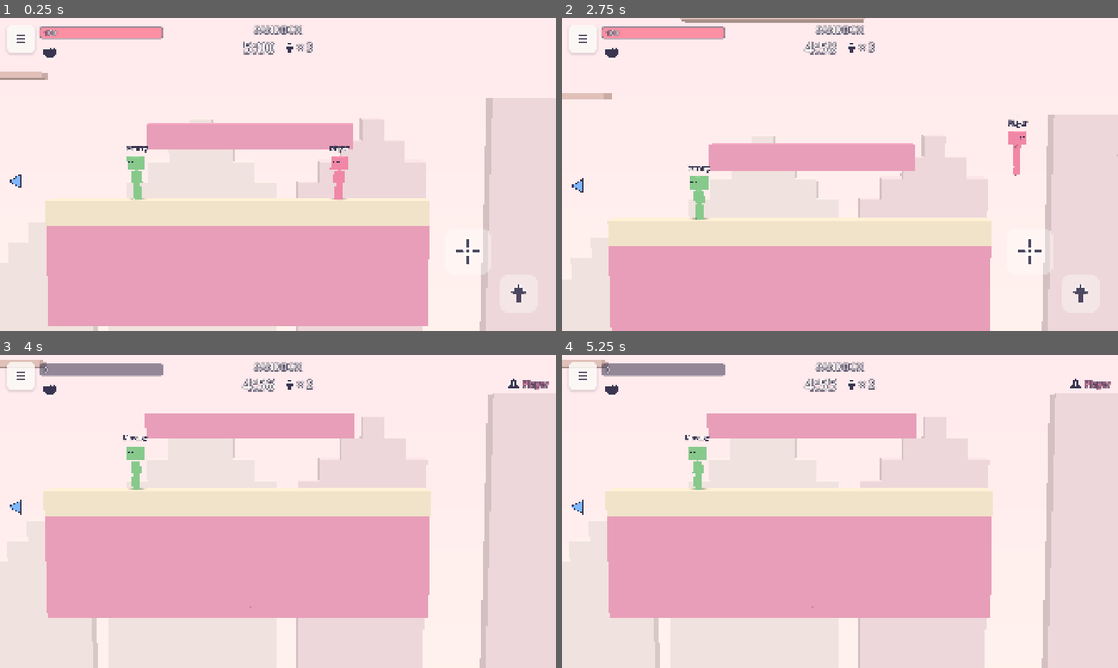
Above: before the commit, frames 1-4 (two rows, left to right).
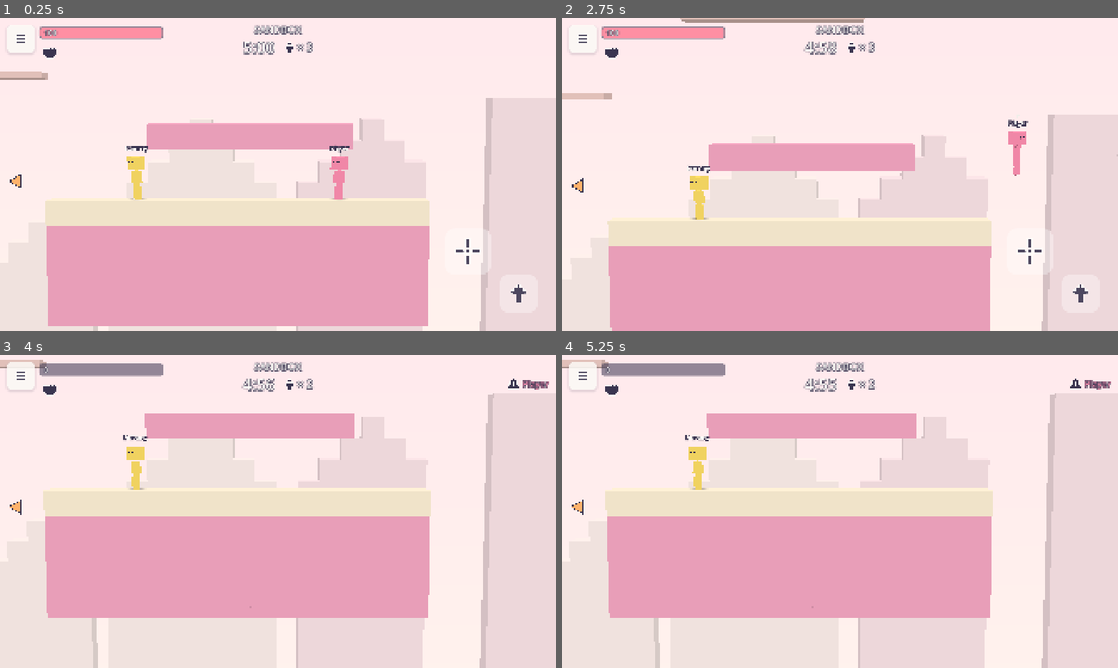
Above: after the commit, the same moments.

Repository: help2uacc/game
Game: Godot game, scene res://scenes/main/sandbox.tscn
Same seed, same stepped clock (60 frames per second), same inputs: the game is played once before the commit and once after it. This scene is started directly instead of the project's main scene.
Inputs (mouse positions are in pixels of both pictures, inside the frame that each line leads up to):
- Up to frame 1 (0.25 s): no input
- Up to frame 2 (2.75 s): click (584, 39) at 0.5 s; click "RESUME" at 1.25 s; tap Enter at 2 s; move the mouse to (962, 158) at 2.02 s; hold D from 2.03 s (still down); tap K at 2.1 s; click (962, 158) at 2.17 s; tap Space at 2.27 s
- Up to frame 3 (4 s): release D at 2.75 s; drag from (166, 527) to (250, 574) at 2.77 s; move the mouse to (333, 442) at 3.52 s; hold D from 3.53 s (still down); hold J from 3.53 s (still down)
- Up to frame 4 (5.25 s): release D at 4.25 s; release J at 4.25 s; tap Space at 4.25 s; drag from (812, 574) to (673, 464) at 4.27 s; tap Enter at 5 s; move the mouse to (1006, 558) at 5.02 s; hold A from 5.03 s (still down); tap L at 5.1 s

The runs differ from the first frame. In frame 1, 0.3% of the frame differs, in the area x 2-26%, y 44-58%; in frame 2, 0.3%, in the area x 2-27%, y 50-65%; in frame 3, 0.3%; in frame 4, 0.3%.

Commit message:
M7: Android & performance
Co-Authored-By: Claude Opus 5.5 <noreply@anthropic.com>
Claude-Session: https://claude.ai/code/session_01P6uq5UyTXW9vcMAVu6gFyh

Diff:
--- a/scripts/autoload/lan_discovery.gd
+++ b/scripts/autoload/lan_discovery.gd
@@ -49,7 +49,7 @@
 		if pkt.is_empty() or str(pkt["t"]) != DiscoveryProtocol.TYPE_DISCOVER:
 			continue
 		if not DiscoveryProtocol.is_compatible(pkt):
-			continue
+			continue  # TODO(PRD): incompatible versions are not answered / listed
 		_responder.set_dest_address(ip, port)
 		_responder.put_packet(_host_info())
 
--- a/scripts/autoload/net_manager.gd
+++ b/scripts/autoload/net_manager.gd
@@ -231,7 +231,7 @@
 			reconnecting = false
 			clear_session()
 			close()
-			left_game.emit("Host left the game")
+			left_game.emit("Host left the game")  # TODO(PRD): message when the reconnect window expires
 		elif _retry_t >= GameConfig.RECONNECT_RETRY_INTERVAL and not _accepted:
 			_retry_t = 0.0
 			join(last_host_ip, true)
--- a/scripts/gameplay/camera_rig.gd
+++ b/scripts/gameplay/camera_rig.gd
@@ -20,6 +20,7 @@
 
 func _ready() -> void:
 	fov = GameConfig.CAMERA_FOV
+	# TODO(PRD): FOV 40° at 30 m shows 21.8 m, not exactly "about 24 m"; FOV is applied horizontally.
 	keep_aspect = Camera3D.KEEP_WIDTH
 	near = 1.0
 	far = 200.0
--- a/scripts/gameplay/crate.gd
+++ b/scripts/gameplay/crate.gd
@@ -1,6 +1,7 @@
 class_name Crate
 extends StaticBody3D
 ## Destructible crate (PRD §10.1): 30 HP, any damage source damages it.
+## TODO(PRD): "destroyed by any damage source" read as: every source deals damage; explosions destroy outright.
 
 signal destroyed(crate: Crate)
 
--- a/scripts/gameplay/player.gd
+++ b/scripts/gameplay/player.gd
@@ -111,12 +111,20 @@
 
 ## Rising-edge helpers for latched "pressed" flags (the client keeps sending
 ## a press until acknowledged, so the server only reacts to the rising edge).
-func consume_edges(inp: PlayerInput) -> Dictionary:
-	var e: Dictionary = {
-		"jump": inp.jump_pressed and not _prev_jump_pressed,
-		"pickup": inp.pickup_pressed and not _prev_pickup_pressed,
-		"throw": inp.throw_pressed and not _prev_throw_pressed,
-	}
+## Returns a bit mask of EDGE_* flags (no allocation in the hot path).
+const EDGE_JUMP := 1
+const EDGE_PICKUP := 2
+const EDGE_THROW := 4
+
+
+func consume_edges(inp: PlayerInput) -> int:
+	var e: int = 0
+	if inp.jump_pressed and not _prev_jump_pressed:
+		e |= EDGE_JUMP
+	if inp.pickup_pressed and not _prev_pickup_pressed:
+		e |= EDGE_PICKUP
+	if inp.throw_pressed and not _prev_throw_pressed:
+		e |= EDGE_THROW
 	_prev_jump_pressed = inp.jump_pressed
 	_prev_pickup_pressed = inp.pickup_pressed
 	_prev_throw_pressed = inp.throw_pressed
--- a/scripts/gameplay/player_input.gd
+++ b/scripts/gameplay/player_input.gd
@@ -7,7 +7,7 @@
 var move_x: float = 0.0
 var down: bool = false
 var jump_pressed: bool = false
-var jump_held: bool = false
+var jump_held: bool = false  # TODO(PRD): transmitted but no behaviour is specified (fixed jump height)
 var attack_held: bool = false
 var pickup_pressed: bool = false
 var throw_pressed: bool = false
--- a/scripts/gameplay/world.gd
+++ b/scripts/gameplay/world.gd
@@ -21,7 +21,7 @@
 const MASK_PLAYERS := 2
 const MUZZLE_FORWARD := 0.6
 const MUZZLE_HEIGHT := 1.15
-const THROW_UP_VELOCITY := 4.0
+const THROW_UP_VELOCITY := 4.0  # TODO(PRD): "slight upward arc" has no value
 const GRENADE_RESTITUTION := 0.5
 const SPIKE_BOUNCE_VELOCITY := GameConfig.JUMP_VELOCITY  # TODO(PRD): spike bounce strength
 const PICKUP_GRAVITY := GameConfig.GRAVITY
@@ -51,6 +51,7 @@
 var _weapon_spawn_t: float = 0.0
 var _item_spawn_t: float = 0.0
 var _items_started: bool = false
+var _idle_input := PlayerInput.new()
 
 # Client replication (§5.6): snapshot buffer rendered 100 ms in the past.
 var last_snapshot: Dictionary = {}
@@ -157,7 +158,11 @@
 
 
 func alive_count() -> int:
-	return alive_players().size()
+	var n: int = 0
+	for p: Player in players.values():
+		if p.alive:
+			n += 1
+	return n
 
 
 ## Places every player on a distinct random spawn point (§7.5).
@@ -334,25 +339,24 @@
 	sim_time += delta
 	for m: MovingPlatform in map.movers:
 		m.server_step(delta)
-	var idle := PlayerInput.new()
 	for p: Player in players.values():
 		if not p.alive:
 			continue
 		var inp: PlayerInput = inputs[p.pid]
-		var edges: Dictionary = p.consume_edges(inp)
+		var edges: int = p.consume_edges(inp)
 		if frozen:
-			p.simulate_movement(idle, false, delta, map)
+			p.simulate_movement(_idle_input, false, delta, map)
 		else:
-			p.simulate_movement(inp, edges["jump"], delta, map)
+			p.simulate_movement(inp, edges & Player.EDGE_JUMP != 0, delta, map)
 		_check_hazards(p)
 		if not p.alive:
 			continue
 		p.fire_cooldown = maxf(0.0, p.fire_cooldown - delta)
 		if frozen:
 			continue
-		if edges["pickup"]:
+		if edges & Player.EDGE_PICKUP != 0:
 			try_pickup_weapon(p)
-		if edges["throw"]:
+		if edges & Player.EDGE_THROW != 0:
 			throw_weapon(p)
 		if inp.attack_held and p.fire_cooldown <= 0.0:
 			attack(p)
@@ -421,7 +425,7 @@
 	p.hp = 0
 	p.velocity = Vector3.ZERO
 	p.collision_layer = 0
-	if p.weapon_id != 0:
+	if p.weapon_id != 0:  # TODO(PRD): held weapon on death is not specified; it disappears
 		p.weapon_id = 0
 		p.ammo = 0
 	var credited: int = kill_credit.resolve(p.pid, lethal_attacker, sim_time)
@@ -488,6 +492,7 @@
 func punch(p: Player) -> void:
 	var w: WeaponData = WeaponDB.weapon(WeaponDB.PUNCH_ID)
 	p.fire_cooldown = w.cooldown()
+	# TODO(PRD): reach measured from the attacker centre to the target capsule edge.
 	var reach: float = w.weapon_range + GameConfig.PLAYER_RADIUS
 	var best: Player = null
 	var best_dx: float = INF
@@ -557,6 +562,7 @@
 	var hit_players: Dictionary = {}
 	var exclude: Array[RID] = [p.get_rid()]
 	var cause: int = w.id
+	# TODO(PRD): spread read as the full cone angle (±spread/2 per shot/pellet).
 	for i: int in range(maxi(1, w.pellets)):
 		var angle: float = deg_to_rad(rng.randf_range(-w.spread_deg * 0.5, w.spread_deg * 0.5))
 		var d: Vector3 = dir.rotated(Vector3(0, 0, 1), angle)
@@ -611,6 +617,7 @@
 			continue
 		if o.pid == owner_pid:
 			dmg = int(round(float(dmg) * w.self_damage_factor))
+		# TODO(PRD): full weapon knockback for every damaged player (not distance scaled).
 		var kb_dir: Vector3 = (c - pos)
 		if kb_dir.length() < 0.05:
 			kb_dir = Vector3(0, 1, 0)
@@ -851,6 +858,7 @@
 
 
 ## Items are picked up automatically on touch (§7.4).
+## TODO(PRD): also picked up when HP/armor is already full.
 func _auto_pickup_items(p: Player) -> void:
 	for pk: PickupState in pickups.values():
 		if pk.is_weapon() or not overlaps_pickup(p, pk):
--- a/scripts/net/net_snapshot.gd
+++ b/scripts/net/net_snapshot.gd
@@ -4,6 +4,8 @@
 ## position, velocity, facing, HP, armor, weapon id, ammo, animation state
 ## (grounded/aim), alive flag and input ack; plus projectiles, pickups,
 ## moving platforms and crates. 8 players ≈ 0.6 KB (budget 2 KB, §12).
+## TODO(PRD): used instead of MultiplayerSynchronizer/Spawner ("equivalent packed RPC"); clients
+## create entity visuals from the snapshot lists.
 
 const P_ALIVE := 1
 const P_FACING_RIGHT := 2
--- a/scripts/ui/game_screen.gd
+++ b/scripts/ui/game_screen.gd
@@ -69,10 +69,16 @@
 				sandbox_map = a.trim_prefix("--map=")
 	world.load_map(sandbox_map)
 	world.add_player(1, 0, Settings.player_name if Settings.has_player_name() else "Player", true)
-	# Two idle training dummies to test weapons on.
-	world.add_player(2, 5, "Dummy", false)
-	world.add_player(3, 3, "Dummy", false)
-	var pids: Array[int] = [1, 2, 3]
+	# Idle training dummies to test weapons on (debug arg --dummies=N).
+	var dummies: int = 2
+	if OS.is_debug_build():
+		for a2: String in OS.get_cmdline_user_args():
+			if a2.begins_with("--dummies="):
+				dummies = clampi(a2.trim_prefix("--dummies=").to_int(), 0, 7)
+	var pids: Array[int] = [1]
+	for i: int in range(dummies):
+		world.add_player(2 + i, (i + 1) % Palette.COLOR_COUNT, "Dummy", false)
+		pids.append(2 + i)
 	world.place_players_at_spawns(pids)
 	world.camera.snap_to_target()
 	world.start_fight()
--- a/scripts/ui/hud.gd
+++ b/scripts/ui/hud.gd
@@ -45,6 +45,9 @@
 var _swipe_start: Vector2 = Vector2.ZERO
 var _swipe_index: int = -1
 var _bottom_center: Control
+var _sb_bg := StyleBoxFlat.new()
+var _sb_fill := StyleBoxFlat.new()
+var _sb_armor := StyleBoxFlat.new()
 
 
 func _ready() -> void:
@@ -413,22 +416,19 @@
 func _draw_bars(lp: Player, pos: Vector2, s: float) -> void:
 	var w: float = BAR_W * s
 	var h: float = BAR_H * s
-	var bg := StyleBoxFlat.new()
-	bg.bg_color = Color(Palette.INK, 0.55)
-	bg.set_corner_radius_all(int(10 * s))
-	draw_style_box(bg, Rect2(pos - Vector2(4, 4) * s, Vector2(w, h) + Vector2(8, 8) * s))
+	_sb_bg.bg_color = Color(Palette.INK, 0.55)
+	_sb_bg.set_corner_radius_all(int(10 * s))
+	draw_style_box(_sb_bg, Rect2(pos - Vector2(4, 4) * s, Vector2(w, h) + Vector2(8, 8) * s))
 	var hp_frac: float = clampf(float(lp.hp) / float(GameConfig.MAX_HP), 0.0, 1.0)
-	var fill := StyleBoxFlat.new()
-	fill.bg_color = Palette.HEAL if hp_frac > 0.3 else Palette.DANGER
-	fill.set_corner_radius_all(int(8 * s))
+	_sb_fill.bg_color = Palette.HEAL if hp_frac > 0.3 else Palette.DANGER
+	_sb_fill.set_corner_radius_all(int(8 * s))
 	if hp_frac > 0.0:
-		draw_style_box(fill, Rect2(pos, Vector2(w * hp_frac, h)))
+		draw_style_box(_sb_fill, Rect2(pos, Vector2(w * hp_frac, h)))
 	if lp.armor > 0:
 		var a_frac: float = clampf(float(lp.armor) / float(GameConfig.MAX_HP), 0.0, 1.0)
-		var arm := StyleBoxFlat.new()
-		arm.bg_color = Color(Palette.ARMOR, 0.95)
-		arm.set_corner_radius_all(int(8 * s))
-		draw_style_box(arm, Rect2(pos + Vector2(0, h * 0.45), Vector2(w * a_frac, h * 0.55)))
+		_sb_armor.bg_color = Color(Palette.ARMOR, 0.95)
+		_sb_armor.set_corner_radius_all(int(8 * s))
+		draw_style_box(_sb_armor, Rect2(pos + Vector2(0, h * 0.45), Vector2(w * a_frac, h * 0.55)))
 	var font: Font = get_theme_default_font()
 	var txt: String = "%d" % lp.hp + ("  +%d" % lp.armor if lp.armor > 0 else "")
 	draw_string_outline(font, pos + Vector2(12, h - 7) * Vector2(1, 1), txt, HORIZONTAL_ALIGNMENT_LEFT, -1, int(26 * s), int(8 * s), Palette.INK)
--- /dev/null
+++ b/tools/preview/perf.gd
@@ -0,0 +1,43 @@
+extends SceneTree
+## Measures draw calls / primitives for every map with 8 players in the
+## sandbox (rendering required): xvfb-run -a godot --rendering-driver opengl3 \
+##   --resolution 1920x1080 -s tools/preview/perf.gd -- [--quality=0|1|2]
+
+const MAPS: PackedStringArray = [
+	"candy_plains", "mint_towers", "lava_lagoon", "cloud_hop", "crate_yard", "spike_factory",
+	"bubblegum_bridges", "lilac_caves", "peach_pyramid", "sky_lifts", "bounce_garden", "sorbet_arena",
+]
+
+var _i: int = -1
+var _frames: int = 0
+var _screen: Node = null
+var _max_dc: int = 0
+var _max_prim: int = 0
+
+
+func _process(_delta: float) -> bool:
+	_frames += 1
+	if _i == -1 or _frames > 150:
+		if _screen != null:
+			print("%-20s draw_calls=%d primitives=%d (max over frames)" % [MAPS[_i], _max_dc, _max_prim])
+			_screen.queue_free()
+			_screen = null
+		_i += 1
+		_frames = 0
+		_max_dc = 0
+		_max_prim = 0
+		if _i >= MAPS.size():
+			quit()
+			return false
+		for a: String in OS.get_cmdline_user_args():
+			if a.begins_with("--quality="):
+				root.get_node("Settings").set("quality", a.trim_prefix("--quality=").to_int())
+		var scene: PackedScene = load("res://scenes/main/sandbox.tscn")
+		_screen = scene.instantiate()
+		_screen.set("sandbox_map", MAPS[_i])
+		root.add_child(_screen)
+		return false
+	if _frames > 30:
+		_max_dc = maxi(_max_dc, int(Performance.get_monitor(Performance.RENDER_TOTAL_DRAW_CALLS_IN_FRAME)))
+		_max_prim = maxi(_max_prim, int(Performance.get_monitor(Performance.RENDER_TOTAL_PRIMITIVES_IN_FRAME)))
+	return false
Not shown, added: tools/preview/perf.gd.uid
Not shown, changed: CHANGELOG.md
Not shown, changed: OPEN_QUESTIONS.md
Not shown, changed: PROGRESS.md
Not shown, changed: README.md
